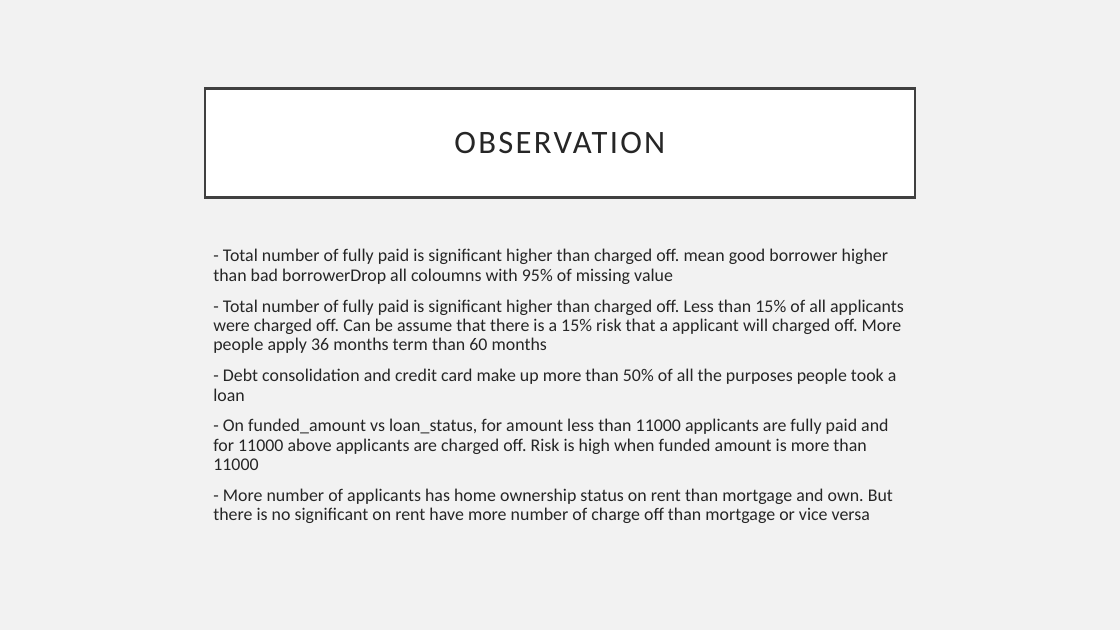
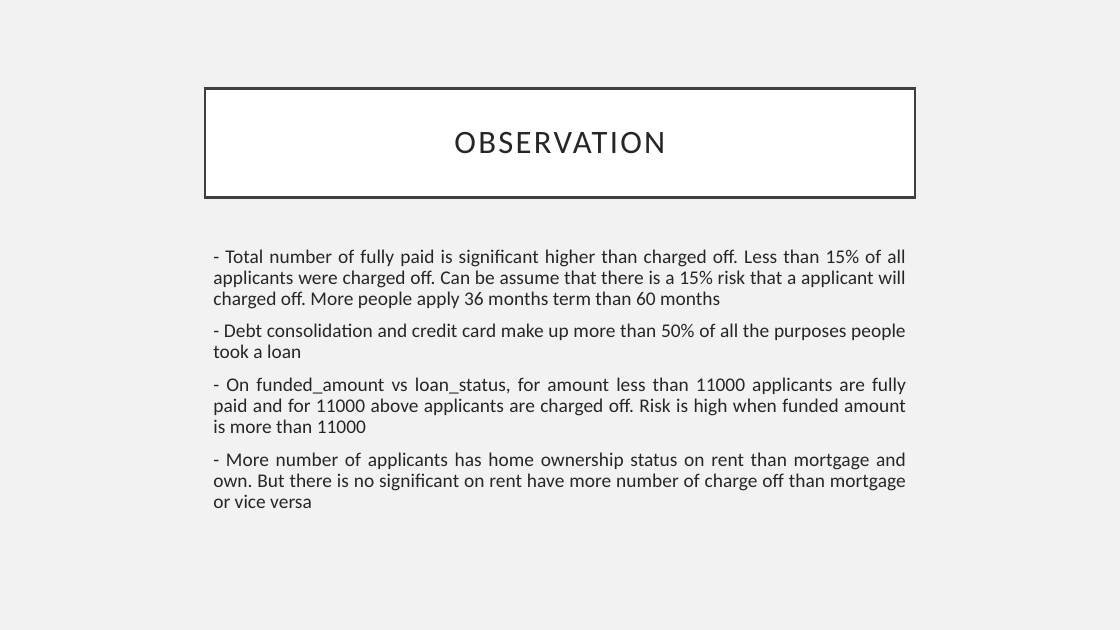
Before and after one commit to itsmaru/upgrad.lendingclub, a slide deck: slide 3 of Yesy Nur Sanndah.pptx. Drawn at 1120x630 pixels with LibreOffice and Linux fonts; fonts in the diff are those of the drawing. Boxes give left, top, right and bottom in pixels: in the first picture for what was removed or moved away, otherwise in the second. Text is boxed around its words. In the diff, an @@ line names an element or a change of style, - is before the commit and + after.

```diff
--- a/Yesy Nur Sanndah.pptx
+++ b/Yesy Nur Sanndah.pptx
@@ text "- Total number of fully ..." at bbox=[213, 249, 906, 508]: size 15.3 to 16.6 pt; alignment left to justified @@
@@ text at bbox=[213, 248, 888, 284]: paragraph removed @@
-- Total number of fully paid is significant higher than charged off. mean good borrower higher than bad borrowerDrop all coloumns with 95% of missing value
```
Also in this commit, not shown: 3 other slides changed.
